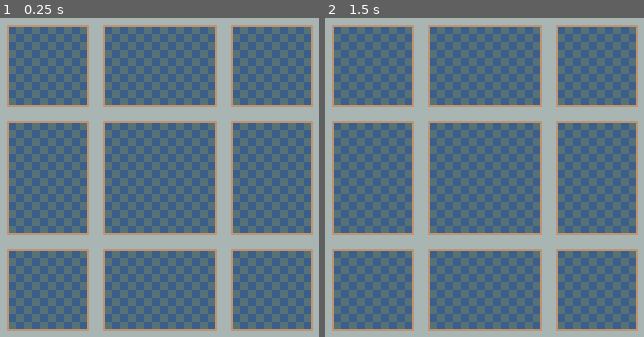
Above: before the commit, frames 1-2 (left to right).
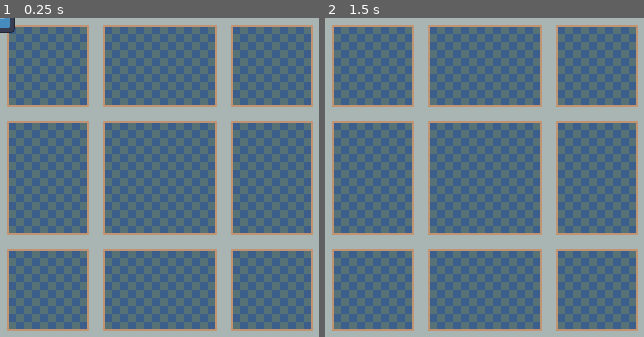
Above: after the commit, the same moments.

Repository: WalterIrvin/Pixel_Purrfect
Game: Godot game, scene res://scenes/Color_Test.tscn
Two runs of this game, one before a commit and one after it. Both use one fixed random seed, a clock stepped at 60 frames per second and the inputs below. The engine's default icon, where the game draws it, is replaced by a stand-in: a white triangle on a blue panel in a dark square.
Inputs:
- Up to frame 1 (0.25 s): no input
- Up to frame 2 (1.5 s): tap Enter at 0.5 s; hold Right (ui_right) 0.53-1.28 s; tap Space at 1.25 s; hold Down (ui_down) from 1.28 s (still down)

The runs differ from the first frame. In frame 1, 0.2% of the frame differs, in the area x 0-5%, y 0-5%; in frame 2, nothing differs.

Commit message:
Add placeholder movement script (WIP 2)

Diff:
--- a/scenes/Color_Test.tscn
+++ b/scenes/Color_Test.tscn
@@ -2189,7 +2189,7 @@
 [node name="ColorTest" type="Node2D"]
 
 [node name="Player" parent="." instance=ExtResource("1_dmphk")]
-position = Vector2(160, 160)
+z_index = 2
 
 [node name="TileMap" type="TileMap" parent="."]
 tile_set = SubResource("TileSet_4ex27")
--- a/scenes/entities/Player.gd
+++ /dev/null
@@ -1,18 +0,0 @@
-extends CharacterBody2D
-
-
-const SPEED = 300.0
-const JUMP_VELOCITY = -400.0
-
-# Get the gravity from the project settings to be synced with RigidBody nodes.
-var gravity = ProjectSettings.get_setting("physics/2d/default_gravity")
-
-
-func _physics_process(delta):
-
-	# Get the input direction and handle the movement/deceleration.
-	# As good practice, you should replace UI actions with custom gameplay actions.
-	var H_Axis = Input.get_axis("ui_left", "ui_right")
-	var V_Axis = Input.get_axis("ui_down", "ui_up")
-	if H_Axis or V_Axis:
-		global_translate(Vector2(global_position.x + H_Axis, global_position.y + V_Axis))
--- a/scenes/entities/Player.tscn
+++ b/scenes/entities/Player.tscn
@@ -1,11 +1,17 @@
-[gd_scene load_steps=3 format=3 uid="uid://cwuknhm2dpqje"]
+[gd_scene load_steps=4 format=3 uid="uid://cwuknhm2dpqje"]
 
-[ext_resource type="Script" path="res://scenes/entities/Player.gd" id="1_vcd4v"]
+[ext_resource type="Script" path="res://scenes/scripts/Movement_PLACEHOLDER.gd" id="1_vcd4v"]
+[ext_resource type="Texture2D" uid="uid://dbhgqs5v50hxh" path="res://assets/tilesets/icon.svg" id="2_1qmyt"]
 
 [sub_resource type="RectangleShape2D" id="RectangleShape2D_wqinv"]
+size = Vector2(30, 30)
 
 [node name="Player" type="CharacterBody2D"]
 script = ExtResource("1_vcd4v")
 
 [node name="CollisionShape2D" type="CollisionShape2D" parent="."]
 shape = SubResource("RectangleShape2D_wqinv")
+
+[node name="Sprite2D" type="Sprite2D" parent="."]
+scale = Vector2(0.23, 0.23)
+texture = ExtResource("2_1qmyt")
--- /dev/null
+++ b/scenes/scripts/Movement_PLACEHOLDER.gd
@@ -0,0 +1,15 @@
+extends CharacterBody2D
+
+
+func _process(delta):
+	const speed = 0.01
+
+	# Get the input direction and handle the movement/deceleration.
+	# As good practice, you should replace UI actions with custom gameplay actions.
+	var H_Axis = Input.get_axis("ui_left", "ui_right")
+	var V_Axis = Input.get_axis("ui_down", "ui_up")
+	var offset: Vector2 = Vector2(H_Axis * delta * speed, V_Axis * delta * speed)
+	print(offset)
+	print(H_Axis, V_Axis)
+	if H_Axis or V_Axis:
+		global_translate(global_position + offset)
